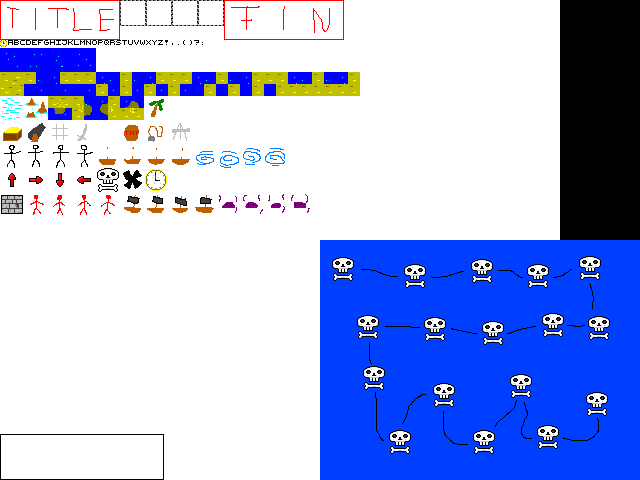
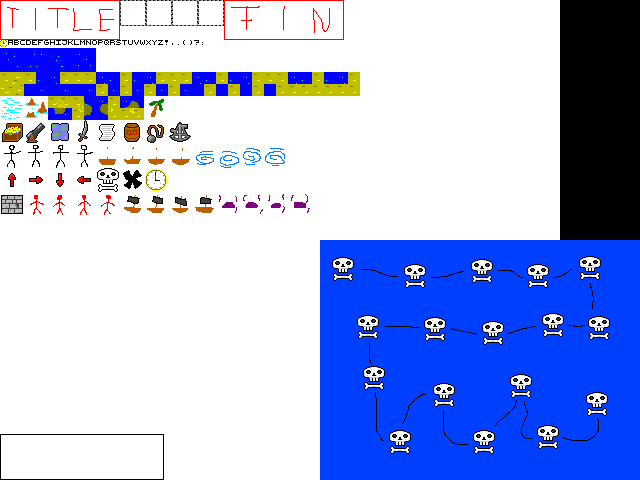
Revision of a layered 640×480 image; what changed, layer by layer:
painted on "content" over (2, 120, 191, 143)
